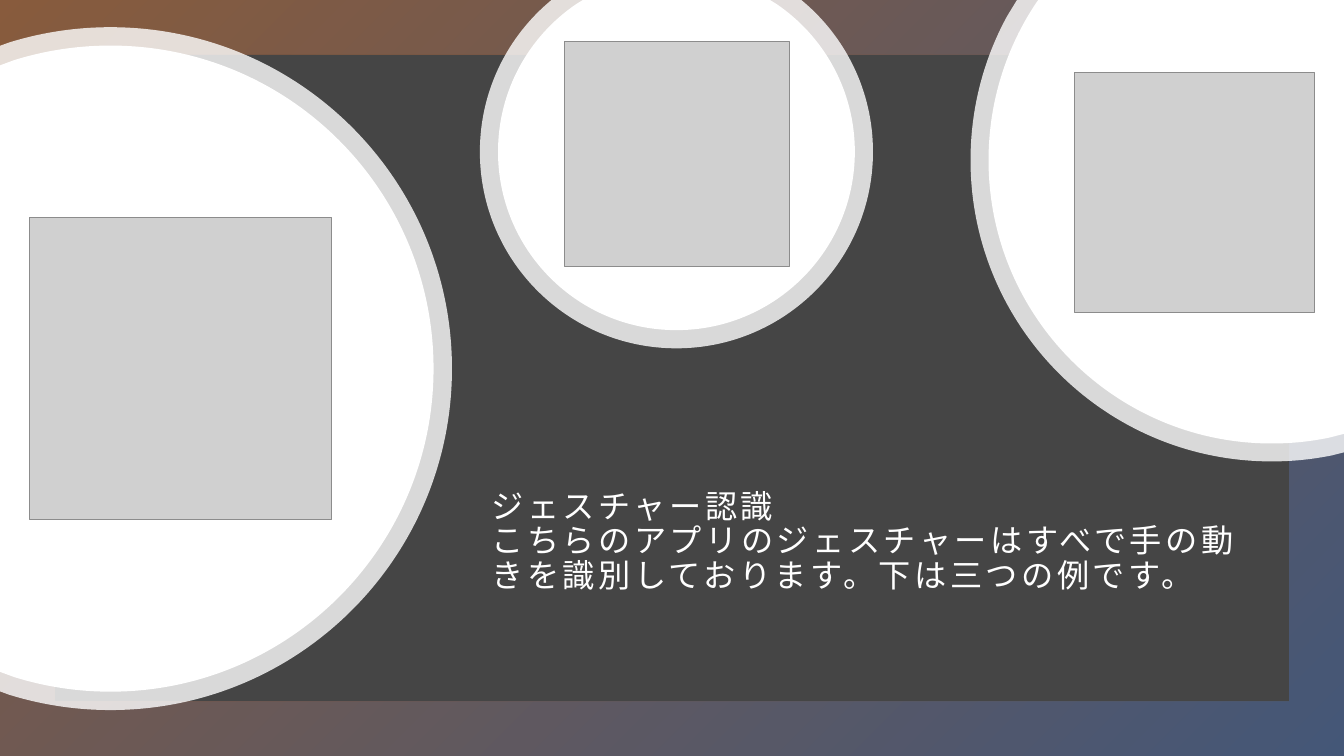
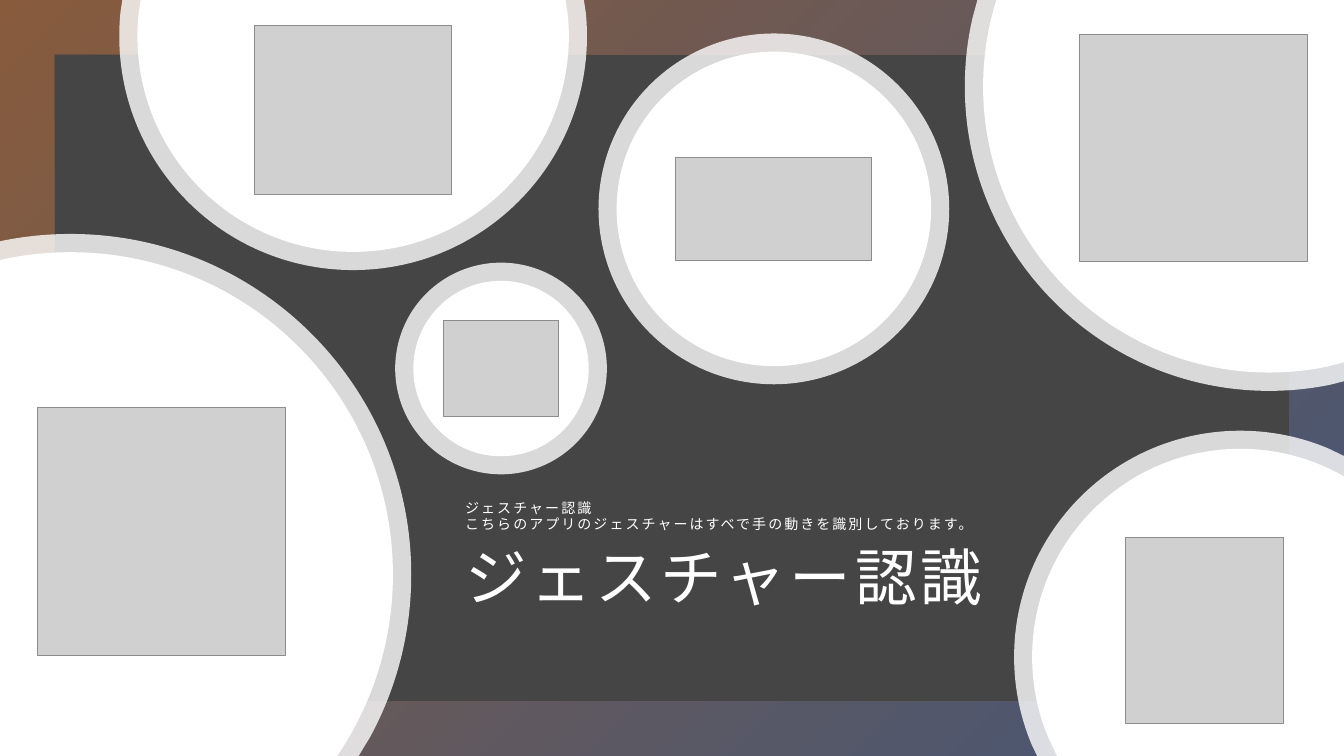
Before and after one commit to YIFAN-888/GRP_1, a slide deck: slide 12 of presentation/Panda AI.pptx (slide 6 before the commit). Drawn at 1344x756 pixels with LibreOffice and Linux fonts; fonts in the diff are those of the drawing; grey boxes stand for pictures. Boxes give left, top, right and bottom in pixels: in the first picture for what was removed or moved away, otherwise in the second. Text is boxed around its words. In the diff, an @@ line names an element or a change of style, - is before the commit and + after.

```diff
--- a/presentation/Panda AI.pptx
+++ b/presentation/Panda AI.pptx
@@ freeform shape: place and size @@
-freeform shape at bbox=[480, 0, 873, 349]
+freeform shape at bbox=[119, 0, 587, 270]
@@ freeform shape added at bbox=[137, 0, 569, 252], fill #FFFFFF @@
@@ picture added at bbox=[255, 25, 452, 195] @@
@@ freeform shape: place and size @@
-freeform shape at bbox=[971, 0, 1344, 462]
+freeform shape at bbox=[965, 0, 1344, 391]
@@ freeform shape: place and size @@
-freeform shape at bbox=[989, 0, 1344, 444]
+freeform shape at bbox=[983, 0, 1344, 373]
@@ ellipse added at bbox=[599, 33, 950, 384], fill #FFFFFF at 80% opacity @@
@@ freeform shape: place and size @@
-freeform shape at bbox=[498, 0, 855, 331]
+freeform shape at bbox=[617, 51, 932, 366]
@@ picture: place and size @@
-picture at bbox=[1075, 73, 1315, 313]
+picture at bbox=[1080, 34, 1308, 262]
@@ picture added at bbox=[676, 157, 872, 261] @@
@@ freeform shape: place and size @@
-freeform shape at bbox=[0, 27, 452, 710]
+freeform shape at bbox=[0, 234, 411, 756]
@@ freeform shape: place and size @@
-freeform shape at bbox=[0, 45, 434, 692]
+freeform shape at bbox=[0, 252, 393, 756]
@@ ellipse added at bbox=[395, 263, 607, 475], fill #FFFFFF at 80% opacity @@
@@ freeform shape added at bbox=[413, 281, 589, 457], fill #FFFFFF @@
@@ picture added at bbox=[444, 321, 558, 416] @@
@@ picture: place and size @@
-picture at bbox=[29, 218, 332, 520]
+picture at bbox=[38, 407, 286, 655]
@@ freeform shape added at bbox=[1014, 431, 1344, 756], fill #FFFFFF at 80% opacity @@
@@ freeform shape added at bbox=[1032, 449, 1344, 756], fill #FFFFFF @@
@@ text "ジェスチャー認識 こちらのアプリのジェスチャーはすべで手の動きを識別しております。" at bbox=[465, 501, 973, 530]: vertical alignment top to bottom @@
@@ text at bbox=[465, 501, 973, 530]: text changed; size 23 to 10 pt @@
-ジェスチャー認識
-こちらのアプリのジェスチャーはすべで手の動きを識別しております。下は三つの例です。
+ジェスチャー認識
+こちらのアプリのジェスチャーはすべで手の動きを識別しております。
@@ picture: place and size @@
-picture at bbox=[565, 41, 789, 266]
+picture at bbox=[1126, 537, 1285, 724]
@@ title added at bbox=[465, 548, 982, 606], 44 pt, text #FFFFFF @@
+ジェスチャー認識
```
Also in this commit, not shown: 3 other slides changed, 5 slides added, 1 slide removed.
